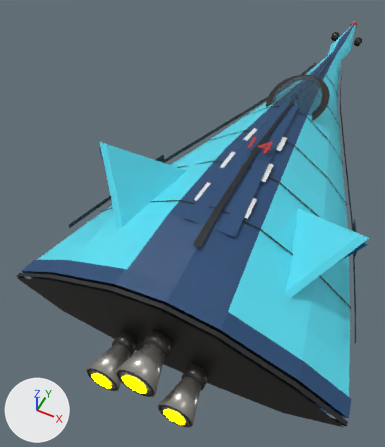
The glTF model ThoriumGap_JS/models/Ship_PyramidLifter_290115.glb: old version first, new version second.
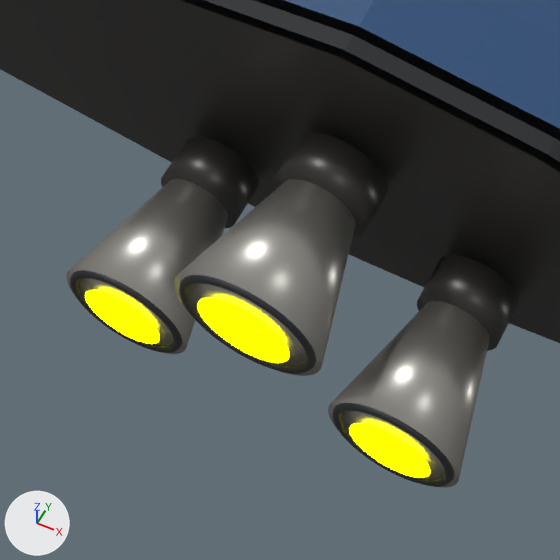
Each version is shown whole from a 50 mm lens placed at (1.36, -5.59, 4.47), pointed at (-0.65, -1.58, -0.54), then close up on the part from 18% to 57% of the width and 66% to 100% of the height. The lights are fixed; the arrows at lower left show +X, +Y and +Z. The older version's two pictures come first. Where no turn or scale is listed for an object, it has been applied to the vertices.

The first close-up shows 'EngineBell_CenterUpper_BurnishedNozzle', 'EngineBell_LeftLower_BurnishedNozzle', 'EngineBell_RightLower_BurnishedNozzle', 'EngineDeck_AftDarkCompressionSeal', 'EngineDeck_AftFacetedDarkMountPlate', 'EngineDeck_AftOuterArmorCollar', 'EngineEmitter', 'EngineLip_CenterUpper_DarkNozzleRim', 'EngineThroat_CenterUpper_DarkRecessedSocket', 'EngineThroat_LeftLower_DarkRecessedSocket', 'EngineThroat_RightLower_DarkRecessedSocket', 'Fuselage_MainPyramidalLiftingBody' and 2 more.
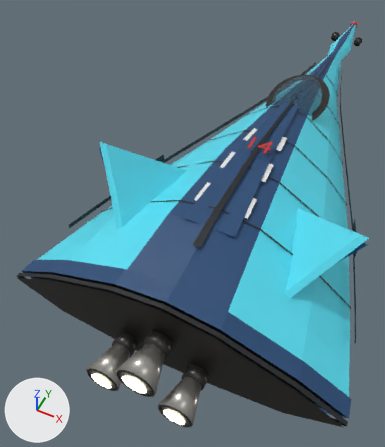
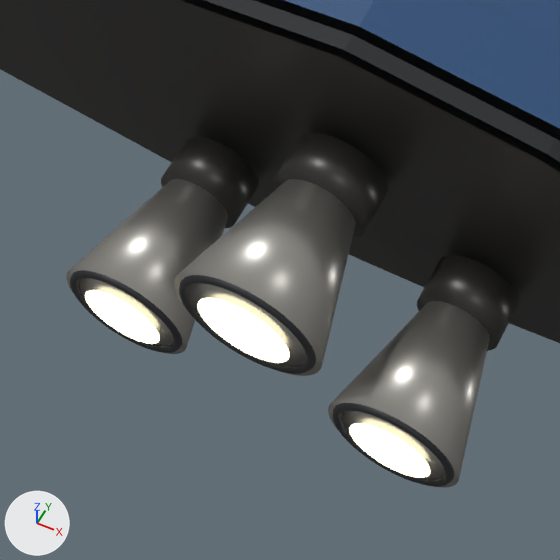
Boxes [x1, y1, x2, y2] around the edits, measured in the close-ups (560 x 560 px):
'EngineEmitter', recoloured: [85, 290, 430, 478] in both

The edits, one by one:
In material 'EngineGlow' (mat_engineglow), emission_color goes from (1.0, 1.0, 0.0) (yellow #ffff00) to (0.62, 0.57, 0.4) (beige #cec7aa).
